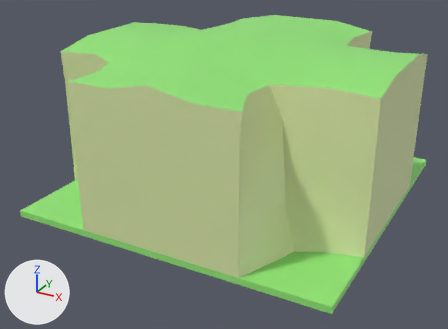
Two versions of the glTF model src/assets/models/wall_slim_join4_1.glb, one commit apart.
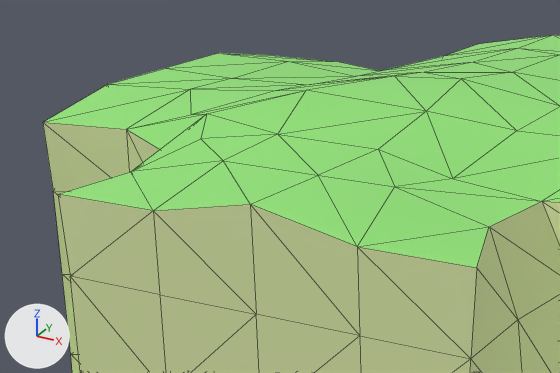
Each version appears first whole from a 50 mm camera at (1.713, -3.351, 1.801) aimed at (-0.039, -0.166, 0.209), and next in a close-up on the part from 9% to 62% of the width and 0% to 47% of the height. The lights are fixed; the arrows at lower left show +X, +Y and +Z. The close-ups show mesh edges as thin lines. Vertices at the same position are counted once.

Objects in the first close-up: 'wall_slim_join4_1'.
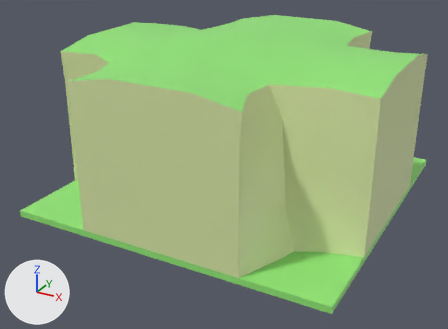
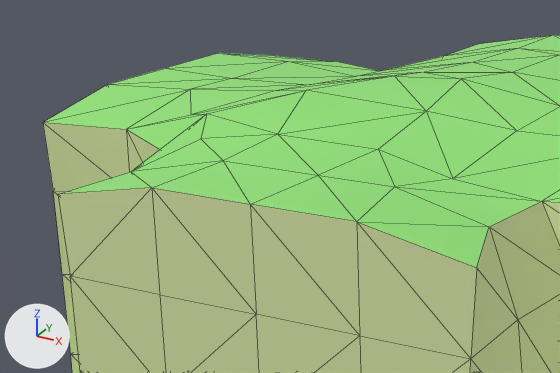
Where the change shows, as pixel boxes (x1, y1, x2, y2) in the close-ups (560 x 373 px; the box of a moved part takes in the faces that stretch with it):
part 1 of me_cube_017, moved or reshaped: (251, 175, 489, 359) in both
part 2 of me_cube_017, moved or reshaped: (58, 161, 256, 314) in both

Edits to the bpy script that builds the scene:
```text
Change me_cube_017:
    where me_cube_017.from_pydata(...)  # 293 vertices, 582 faces; spans x -1.0..1.0, y -1.0..1.0, z -0.02..1.02
    used by ob_wall_slim_join4_1; location = (0.0, 0.0, 0.0)
    me_cube_017 part 1
    me_cube_017.vertices[28].co: (0.25, -1.0, 0.9) -> (0.25, -1.0, 0.95)  # pixel (357, 246) -> pixel (356, 221)
    me_cube_017 part 2
    me_cube_017.vertices[38].co: (-0.25, -1.0, 0.9) -> (-0.25, -1.0, 0.95)  # pixel (153, 210) -> pixel (151, 187)
```
